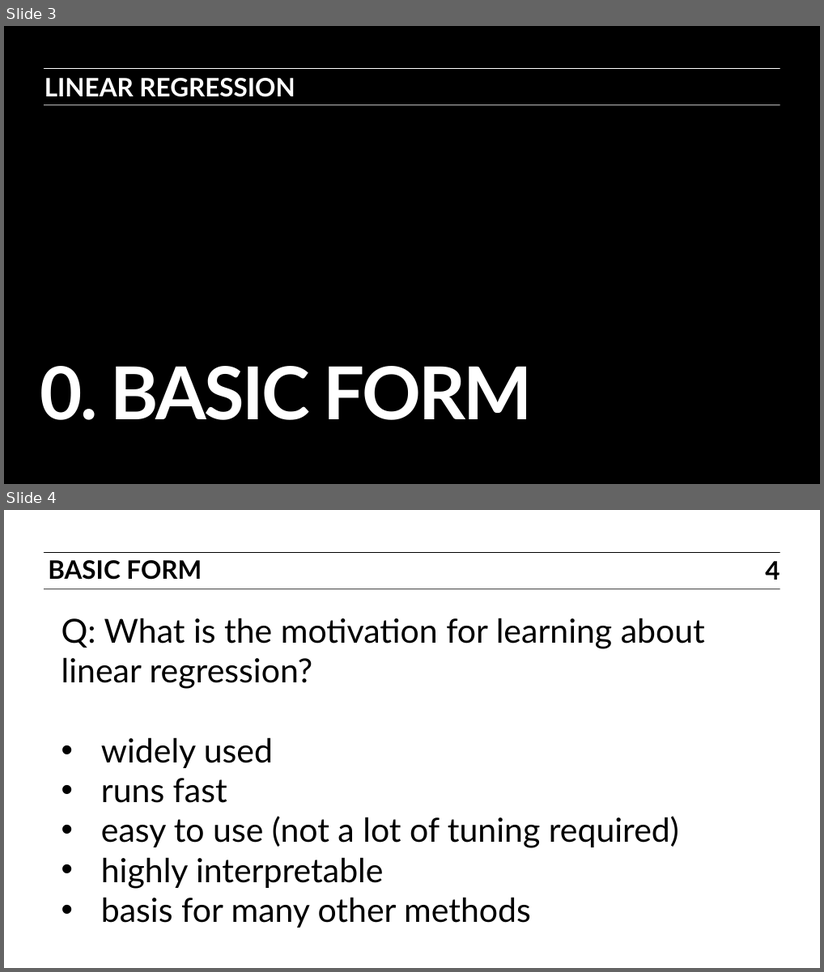
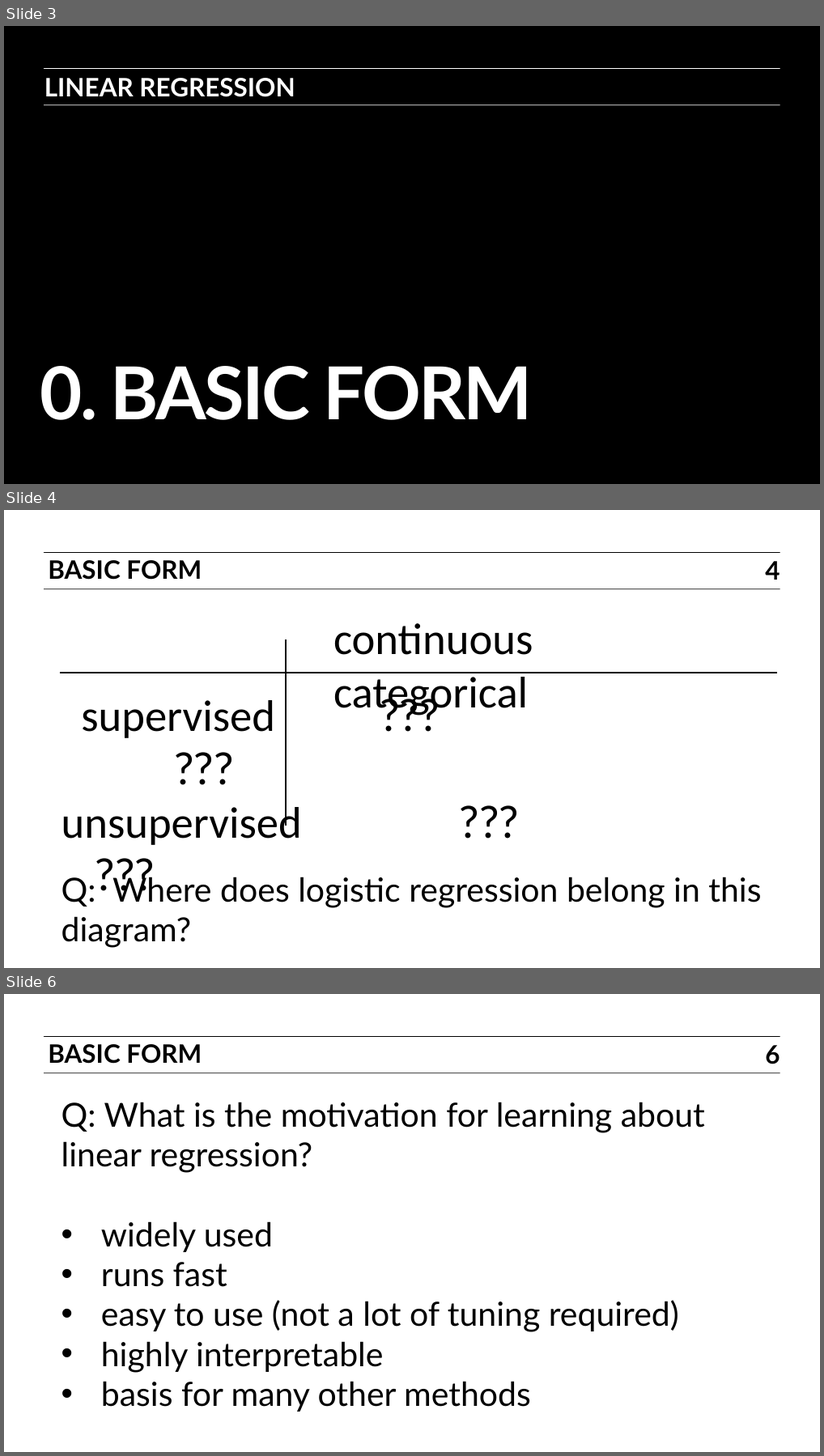
Before and after one commit to araveret/DAT6, a slide deck: slides/05_linear_regression.pptx. Shown one above the other, each under a label of ours: slides 3 and 4 before the commit, slides 3, 4 and 6 after it; the slides between them are not shown. The pictures are 824x972 and 824x1456 pixels, drawn with LibreOffice and Linux fonts; fonts in the diff are those of the drawing. Boxes give left, top, right and bottom in pixels: in the first picture for what was removed or moved away, otherwise in the second. Text is boxed around its words. In the diff, an @@ line names an element or a change of style, - is before the commit and + after.

```diff
--- a/slides/05_linear_regression.pptx
+++ b/slides/05_linear_regression.pptx
@@ slide 4 added at (4, 510, 820, 968), background #FFFFFF; not listed: 2 template elements that a slide beside it also shows @@
@@ text added at (48, 560, 202, 580), 23 pt, text #000000, bold @@
+BASIC FORM
@@ page number added at (765, 561, 780, 580), 23 pt, text #000000, bold @@
+4
@@ text added at (334, 623, 533, 718), 40 pt, text #000000 @@
+continuous categorical
@@ line added from (286, 639) to (286, 826), #000000 2 pt @@
@@ line added from (60, 673) to (778, 673), #000000 2 pt @@
@@ text added at (62, 700, 302, 845), 40 pt, text #000000 @@
+supervised ??? ???
+unsupervised ??? ???
@@ text added at (62, 873, 761, 948), 30 pt, text #000000 @@
+Q: Where does logistic regression belong in this diagram?
@@ what was slide 4 is now slide 6 @@
@@ page number at (765, 1045, 780, 1064): text changed @@
-4
+6
```
Also in this commit, not shown: 6 slides changed, 1 other slide added, 2 other files.
